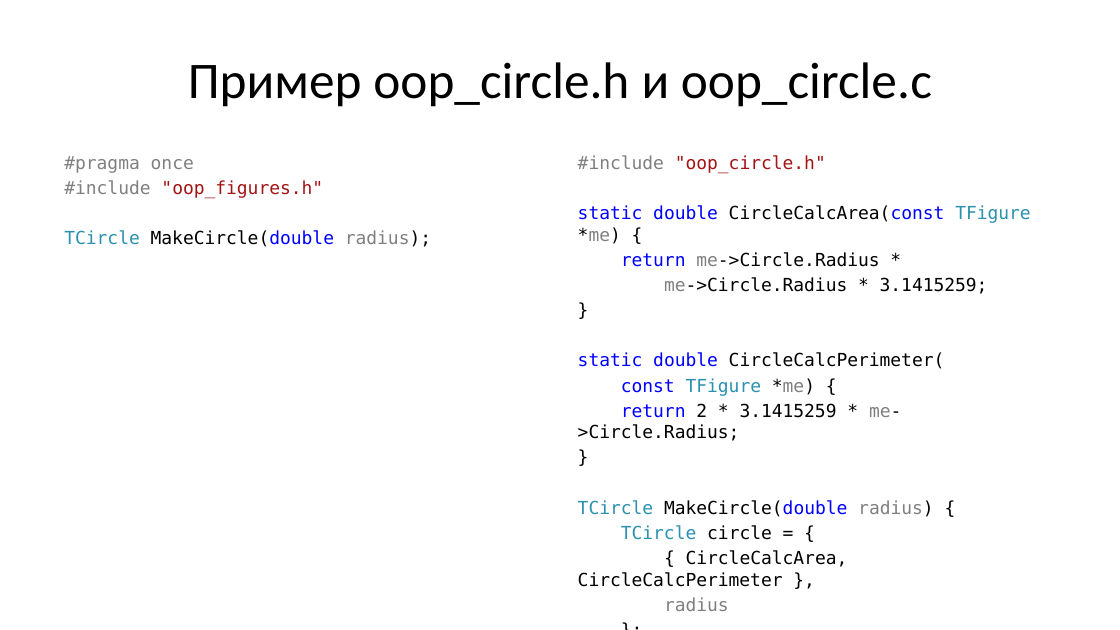
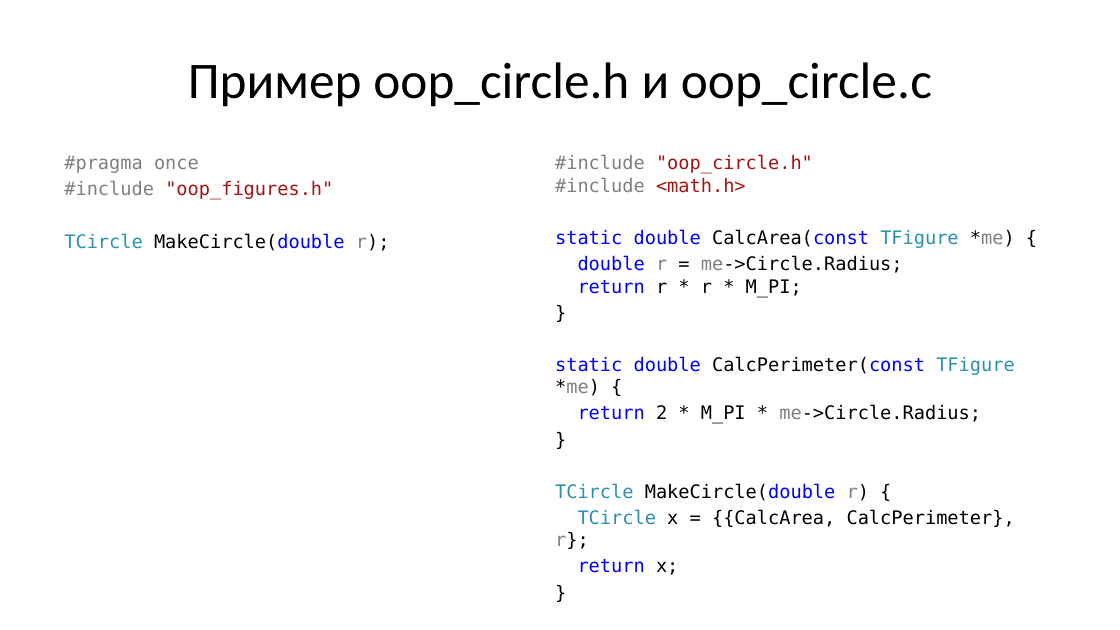
Before and after one commit to Evgueni-Petrov-aka-espetrov/Algorithms-and-Programming-in-C-pptx, a slide deck: slide 15 of 07 Структуры.pptx. Drawn at 1120x630 pixels with LibreOffice and Linux fonts; fonts in the diff are those of the drawing. Boxes give left, top, right and bottom in pixels: in the first picture for what was removed or moved away, otherwise in the second. Text is boxed around its words. In the diff, an @@ line names an element or a change of style, - is before the commit and + after.

Commit message:
увеличил размер шрифта в примере с фигурами

```diff
--- a/07 Структуры.pptx
+++ b/07 Структуры.pptx
@@ text "#include "oop_circle.h" #include <math.h>": place and size @@
-text "#include "oop_circle.h" #include <math.h>" at [578,155,1030,567]
+text "#include "oop_circle.h" #include <math.h>" at [555,155,1015,575]
@@ text "#include "oop_circle.h" #include <math.h>" at [555,155,1015,575]: size 15.4 to 16 pt in "}", "}", "}" @@
@@ text at [64,155,333,200]: size 15.4 to 16 pt in "#pragma once", "#include "oop_figures.h"" @@
@@ text at [555,155,1015,298]: text changed; size 15.4 to 16 pt @@
-#include "oop_circle.h"
-static double CircleCalcArea(const TFigure *me) {
-return me->Circle.Radius *
-me->Circle.Radius * 3.1415259;
+#include "oop_circle.h"
+#include <math.h>
+static double CalcArea(const TFigure *me) {
+double r = me->Circle.Radius;
+return r * r * M_PI;
@@ text at [64,233,390,251]: text changed; size 15.4 to 16 pt @@
-TCircle MakeCircle(double radius);
+TCircle MakeCircle(double r);
@@ text at [555,356,1014,424]: text changed; size 15.4 to 16 pt @@
-static double CircleCalcPerimeter(
-const TFigure *me) {
-return 2 * 3.1415259 * me->Circle.Radius;
+static double CalcPerimeter(const TFigure *me) {
+return 2 * M_PI * me->Circle.Radius;
@@ text at [555,483,1015,575]: text changed; size 15.4 to 16 pt @@
-TCircle MakeCircle(double radius) {
-TCircle circle = {
-{ CircleCalcArea, CircleCalcPerimeter },
-radius
-};
-return circle;
+TCircle MakeCircle(double r) {
+TCircle x = {{CalcArea, CalcPerimeter}, r};
+return x;
```
Also in this commit, not shown: 3 other slides changed.
